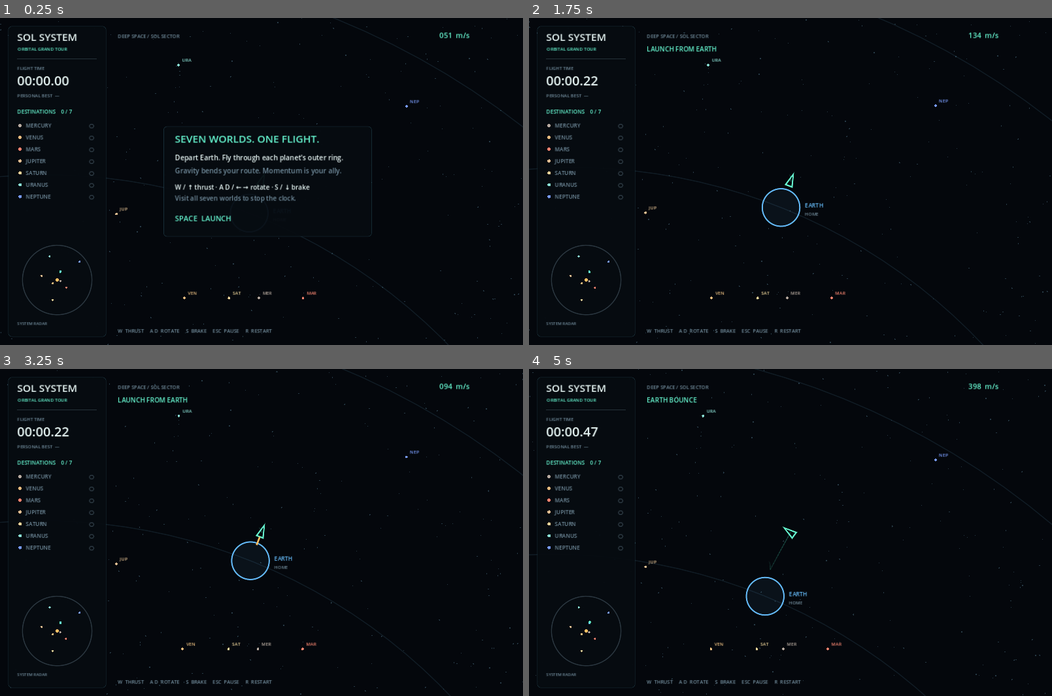
Above: before the commit, frames 1-4 (two rows, left to right).
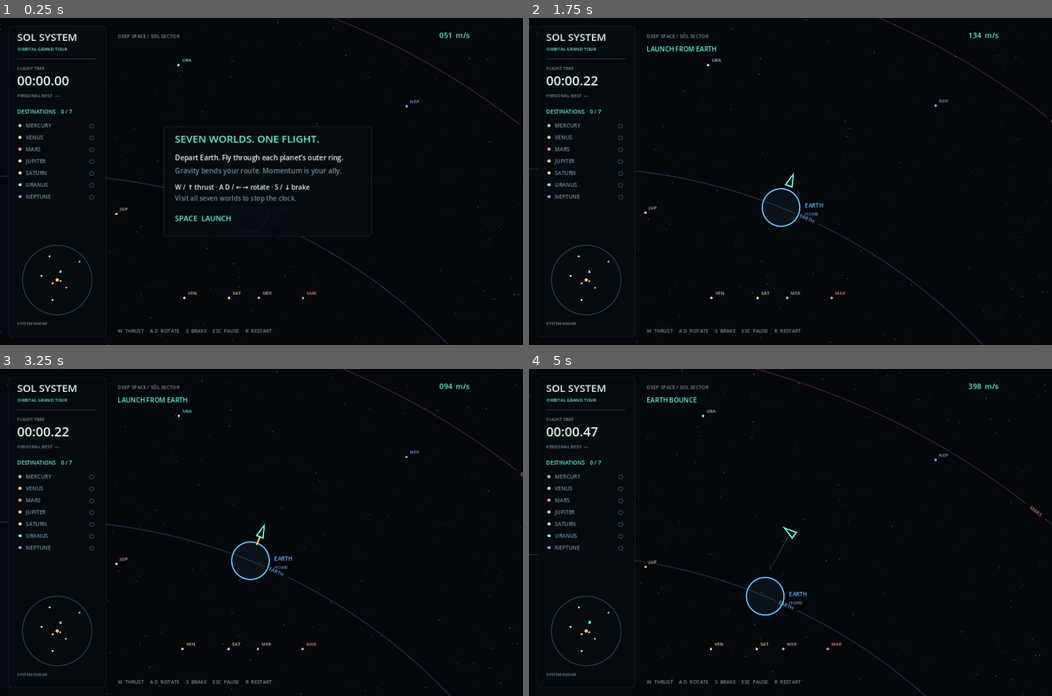
Above: after the commit, the same moments.

Repository: pydanny/sol-system
Game: Godot game, scene res://main.tscn
Same seed, same stepped clock (60 frames per second), same inputs: the game is played once before the commit and once after it.
Inputs:
- Up to frame 1 (0.25 s): no input
- Up to frame 2 (1.75 s): tap Enter at 0.5 s; hold D 0.53-1.28 s; tap R at 0.6, 1.35 s; tap Space at 0.77, 1.52 s; hold S from 1.28 s (still down)
- Up to frame 3 (3.25 s): release S at 2.03 s; hold D 2.03-2.78 s; tap R at 2.1, 2.85 s; tap Space at 2.75, 3.02 s; hold W from 2.78 s (still down)
- Up to frame 4 (5 s): release W at 3.53 s; hold A from 3.53 s (still down); tap R at 3.6, 4.35 s; tap Space at 3.77, 4.52 s

The runs differ from the first frame. In frame 1, 0.2% of the frame differs, in the area x 0-100%, y 0-100%; in frame 2, 0.2%; in frame 3, 0.2%; in frame 4, 0.3%.

Commit message:
Add orbit labels

Diff:
--- a/main.gd
+++ b/main.gd
@@ -187,8 +187,7 @@
 	for star in stars:
 		var p = Vector2(fposmod(star.x - ship.x * 0.35, size.x), fposmod(star.y - ship.y * 0.35, size.y))
 		draw_circle(p, star.z, Color(0.4,0.6,0.7,0.35))
-	for i in 8:
-		draw_arc(screen(Vector2.ZERO), RADII[i], 0, TAU, 160, Color(0.23,0.4,0.5,0.22), 1.0, true)
+	draw_labeled_orbits()
 	var sun = screen(Vector2.ZERO)
 	draw_circle(sun, 132, Color(1,0.65,0.25,0.07))
 	draw_arc(sun, SUN_RADIUS, 0, TAU, 64, Color("ffbf64"), 2, true)
@@ -220,6 +219,32 @@
 	if not running or won or paused:
 		draw_overlay(size)
 
+func draw_labeled_orbits() -> void:
+	# Fixed world-space spacing keeps names attached to the orbit as the camera scrolls.
+	for i in 8:
+		var radius: float = RADII[i]
+		var original_count = maxi(8, int(round(TAU * radius / 420.0)))
+		var count = maxi(4, int(round(original_count / 2.0)))
+		var step = TAU / count
+		var text: String = NAMES[i]
+		var width = font.get_string_size(text, HORIZONTAL_ALIGNMENT_LEFT, -1, 12).x
+		var half_gap = (width + 24.0) / (2.0 * radius)
+		for marker in count:
+			var angle = marker * step
+			var start = angle + half_gap
+			var finish = angle + step - half_gap
+			var segments = maxi(4, int(ceil((finish - start) * radius / 16.0)))
+			draw_arc(screen(Vector2.ZERO), radius, start, finish, segments, Color(COLORS[i], 0.22), 1.0, true)
+			var anchor = screen(Vector2.from_angle(angle) * radius)
+			if not get_viewport_rect().grow(100).has_point(anchor):
+				continue
+			var rotation = angle + PI * 0.5
+			if cos(rotation) < 0.0:
+				rotation += PI
+			draw_set_transform(anchor, rotation)
+			label_at(Vector2(-width * 0.5, 4), text, 12, Color(COLORS[i], 0.85))
+			draw_set_transform(Vector2.ZERO)
+
 func draw_ellipse_ring(p: Vector2, c: Color) -> void:
 	var points = PackedVector2Array()
 	for j in 65:
Binary file changed: preview.png
Not shown, changed: README.md
